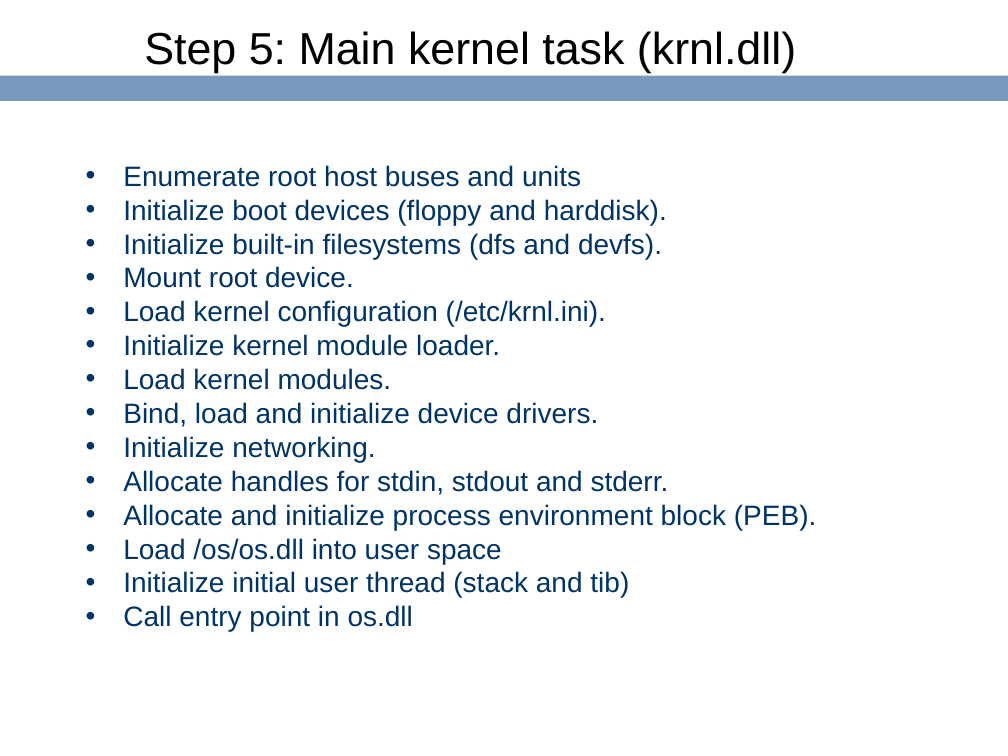
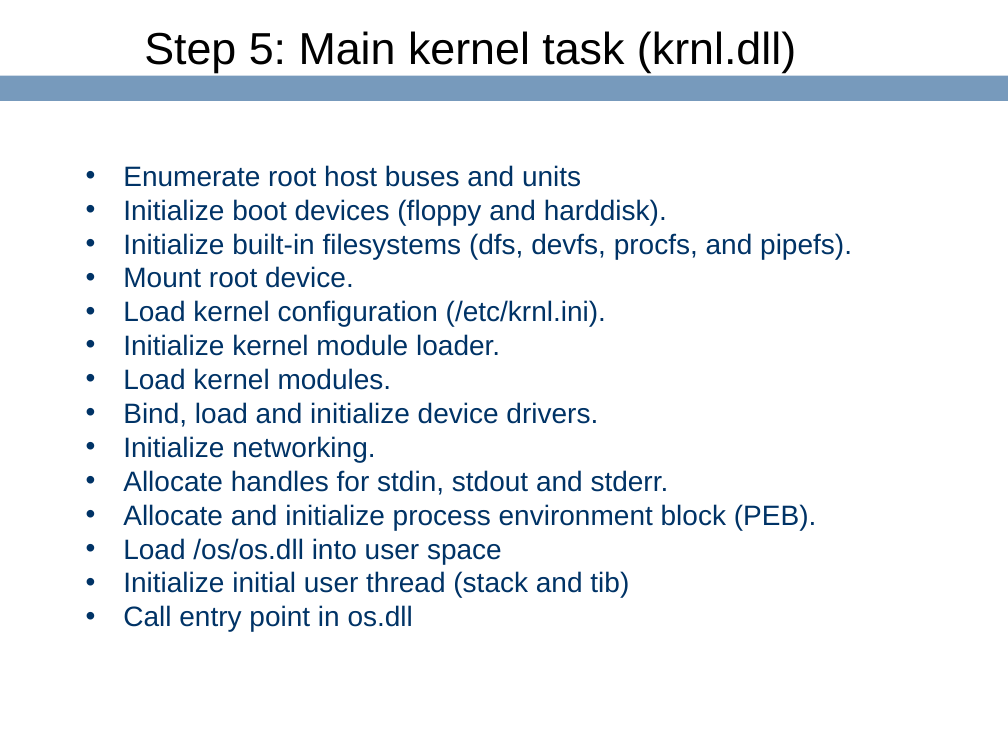
Before and after one commit to ringgaard/sanos, a slide deck: slide 21 of doc/sanostech.ppt. Drawn at 1008x756 pixels with LibreOffice and Linux fonts; fonts in the diff are those of the drawing; background and template pictures are left out. Boxes give left, top, right and bottom in pixels: in the first picture for what was removed or moved away, otherwise in the second. Text is boxed around its words. In the diff, an @@ line names an element or a change of style, - is before the commit and + after.

```diff
--- a/doc/sanostech.ppt
+++ b/doc/sanostech.ppt
@@ text at bbox=[123, 233, 852, 259]: text changed @@
-• Initialize built-in filesystems (dfs and devfs).
+• Initialize built-in filesystems (dfs, devfs, procfs, and pipefs).
```
Also in this commit, not shown: 9 other slides changed.
